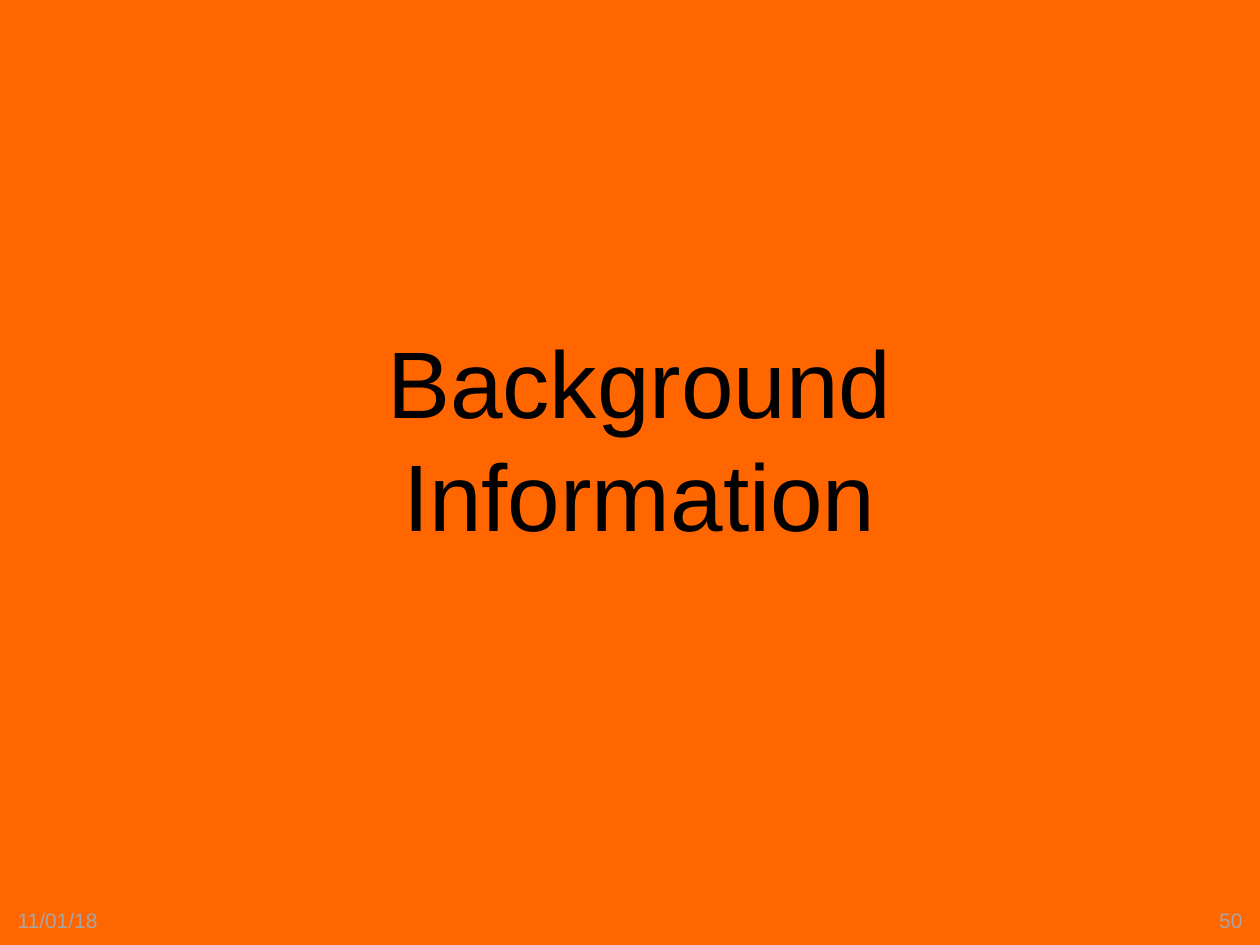
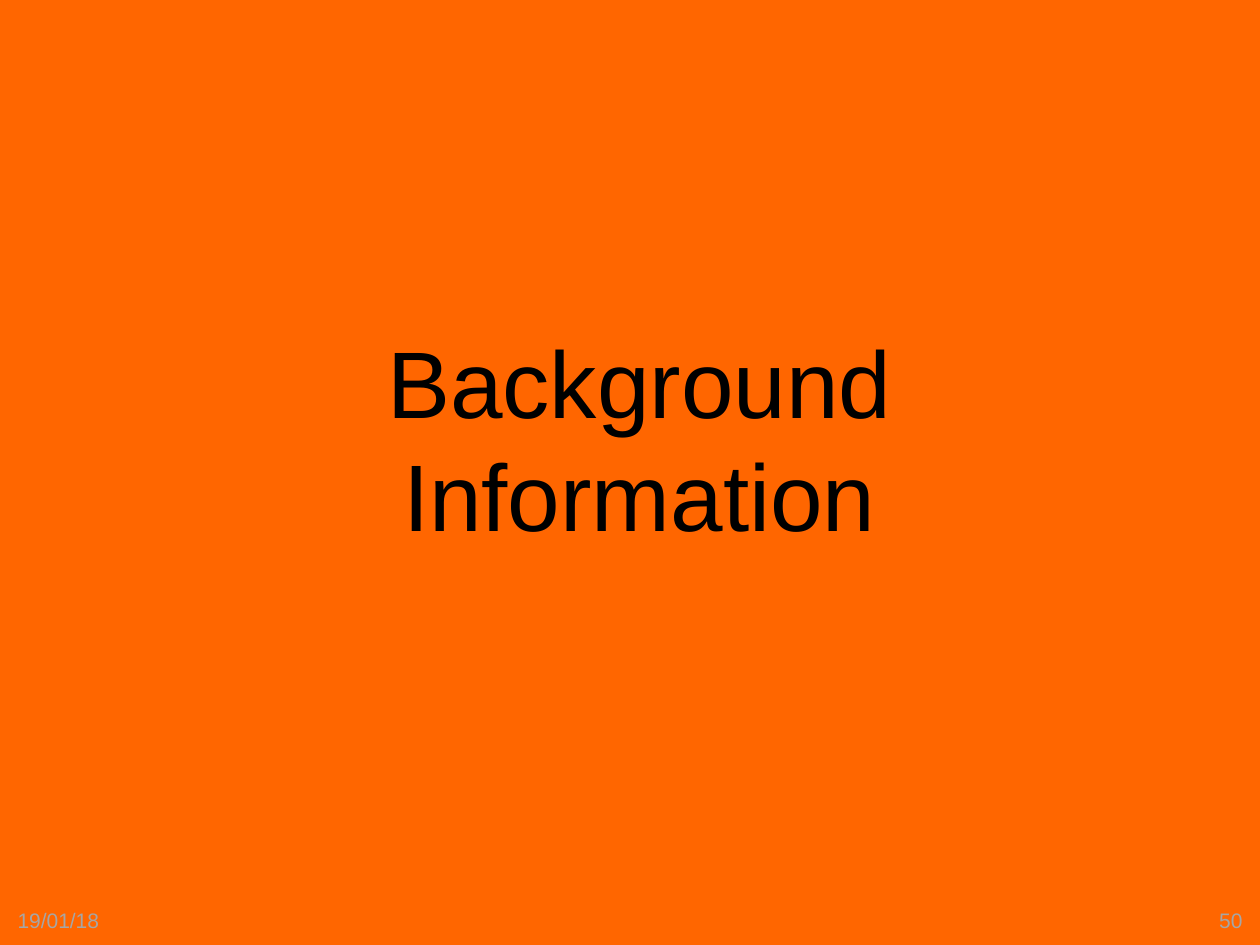
Before and after one commit to openCSMP/openCSMP, a slide deck: slide 50 of doc/SKM2018_Melbourne_transport_scheme.pptx. Drawn at 1260x945 pixels with LibreOffice and Linux fonts; fonts in the diff are those of the drawing. Boxes give left, top, right and bottom in pixels: in the first picture for what was removed or moved away, otherwise in the second. Text is boxed around its words. In the diff, an @@ line names an element or a change of style, - is before the commit and + after.

```diff
--- a/doc/SKM2018_Melbourne_transport_scheme.pptx
+++ b/doc/SKM2018_Melbourne_transport_scheme.pptx
@@ text at <box>18,913,100,928</box>: text changed @@
-11/01/18
+19/01/18
```
Also in this commit, not shown: 70 other slides changed, 6 other files.
